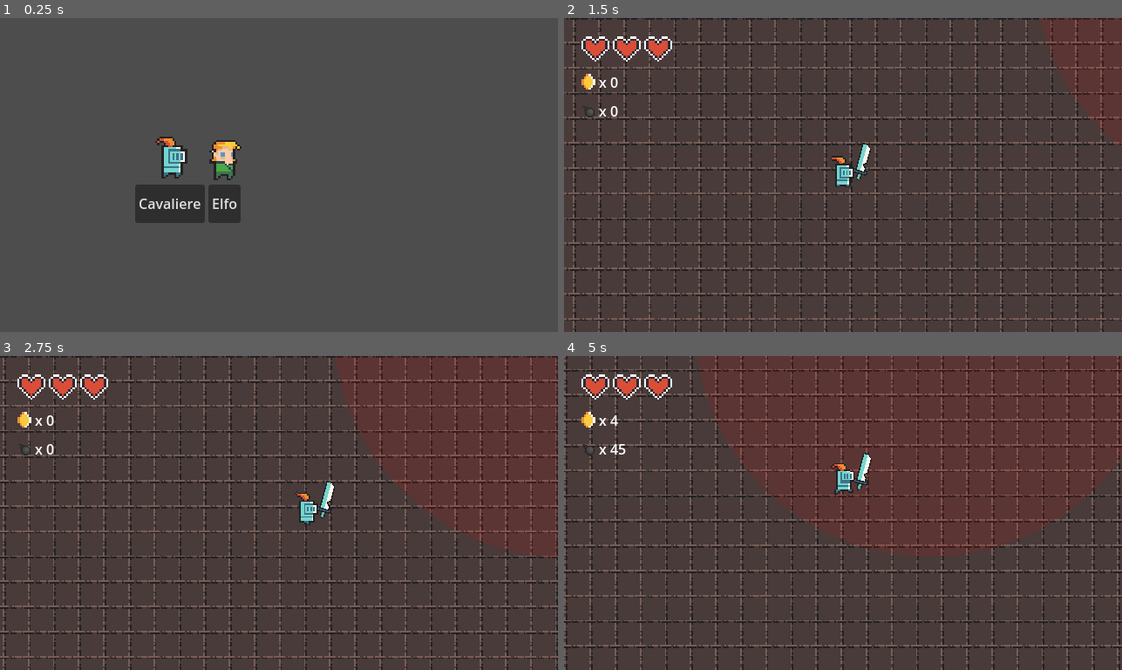
Above: before the commit, frames 1-4 (two rows, left to right).
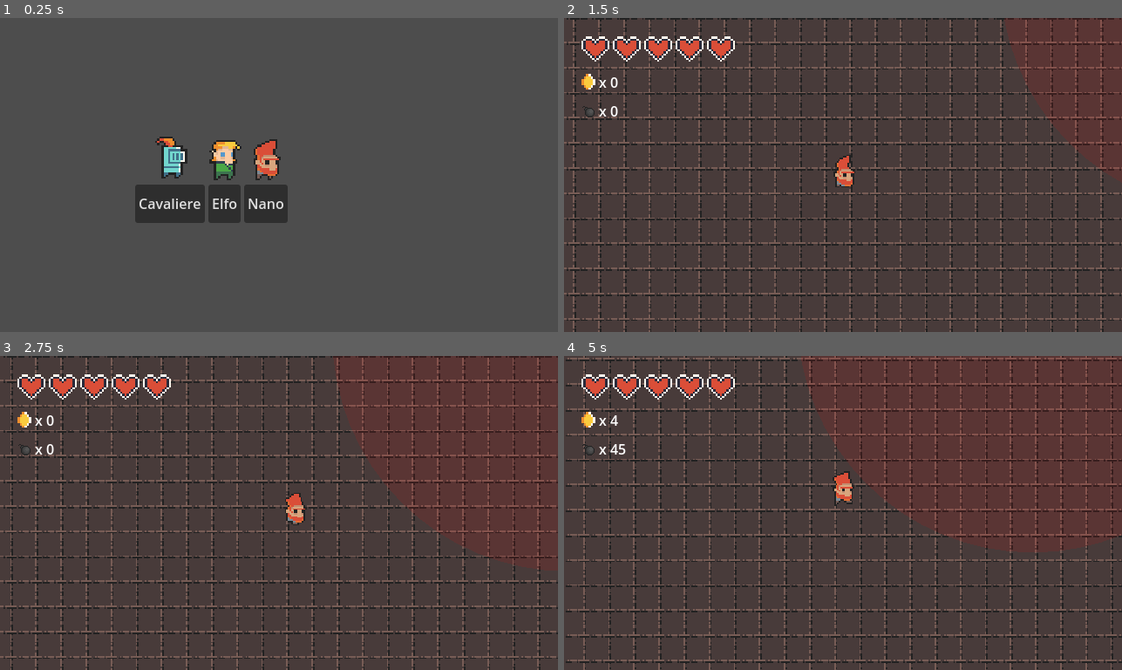
Above: after the commit, the same moments.

Repository: dadifr/Mobile_comp_Godot
Game: Godot game, scene res://scenes/character_selection.tscn
Two runs of this game, one before a commit and one after it. Both use one fixed random seed, a clock stepped at 60 frames per second and the inputs below. This scene is started directly instead of the project's main scene.
Inputs (mouse positions are in pixels of both pictures, inside the frame that each line leads up to):
- Up to frame 1 (0.25 s): no input
- Up to frame 2 (1.5 s): click (831, 203) at 0.5 s, where only the run after the commit has a clickable "Nano"; click (731, 203) at 1.25 s, where only the run before the commit has a clickable "Cavaliere"
- Up to frame 3 (2.75 s): hold Right (ui_right) from 2.03 s (still down); tap Space (attack) at 2.1 s
- Up to frame 4 (5 s): release Right (ui_right) at 2.78 s; hold Down (ui_down) 2.78-3.53 s; tap M at 2.85 s; hold Right (ui_right) 3.53-4.28 s; hold B 3.53-4.28 s; hold Up (ui_up) from 4.28 s (still down); tap Space (attack) at 4.35 s

The runs differ from the first frame. In frame 1, 1.4% of the frame differs, in the area x 43-52%, y 38-66%; in frame 2, 1.0%; in frame 3, 21%; in frame 4, 33%, in the area x 0-100%, y 0-100%.

Commit message:
nuovo pg creato
creato il nano

Diff:
--- a/scenes/HUD.tscn
+++ b/scenes/HUD.tscn
@@ -45,6 +45,18 @@
 texture = ExtResource("2_nysna")
 stretch_mode = 5
 
+[node name="Heart4" type="TextureRect" parent="MarginContainer/StatsContainer/HBoxContainer"]
+custom_minimum_size = Vector2(32, 32)
+layout_mode = 2
+texture = ExtResource("2_nysna")
+stretch_mode = 5
+
+[node name="Heart5" type="TextureRect" parent="MarginContainer/StatsContainer/HBoxContainer"]
+custom_minimum_size = Vector2(32, 32)
+layout_mode = 2
+texture = ExtResource("2_nysna")
+stretch_mode = 5
+
 [node name="CoinRow" type="HBoxContainer" parent="MarginContainer/StatsContainer"]
 layout_mode = 2
 
--- a/scenes/character_selection.tscn
+++ b/scenes/character_selection.tscn
@@ -1,10 +1,12 @@
-[gd_scene load_steps=6 format=3 uid="uid://b4p2ag0n4ui3x"]
+[gd_scene load_steps=8 format=3 uid="uid://b4p2ag0n4ui3x"]
 
 [ext_resource type="Script" uid="uid://m5ev2frp3o1n" path="res://scripts/character_selection.gd" id="1_7xed0"]
 [ext_resource type="PackedScene" uid="uid://cjkp6iup5bgc3" path="res://scenes/cavaliere.tscn" id="2_wh1ae"]
 [ext_resource type="PackedScene" uid="uid://cdh1w2mxhohds" path="res://scenes/elfo.tscn" id="3_cqj7k"]
+[ext_resource type="PackedScene" uid="uid://bmpeipw8r4nj7" path="res://scenes/nano.tscn" id="4_cqj7k"]
 [ext_resource type="Texture2D" uid="uid://flgyr6efghe2" path="res://assets/sprites/frames pg e utility/character/knight_m_idle_anim_f0.png" id="4_iixut"]
 [ext_resource type="Texture2D" uid="uid://ded544xo5cem3" path="res://assets/sprites/frames pg e utility/character/elf_m_idle_anim_f0.png" id="5_dv8bk"]
+[ext_resource type="Texture2D" uid="uid://l4mvjx0sr5t5" path="res://assets/sprites/frames pg e utility/character/dwarf_m_idle_anim_f0.png" id="7_iixut"]
 
 [node name="CharacterSelection" type="Control"]
 layout_mode = 3
@@ -14,6 +16,7 @@
 script = ExtResource("1_7xed0")
 knight_scene = ExtResource("2_wh1ae")
 elf_scene = ExtResource("3_cqj7k")
+dwarf_scene = ExtResource("4_cqj7k")
 
 [node name="ImCavaliere" type="TextureRect" parent="."]
 custom_minimum_size = Vector2(16, 16)
@@ -37,6 +40,17 @@
 expand_mode = 1
 stretch_mode = 5
 
+[node name="ImNano" type="TextureRect" parent="."]
+custom_minimum_size = Vector2(16, 16)
+layout_mode = 0
+offset_left = 280.0
+offset_top = 123.0
+offset_right = 329.0
+offset_bottom = 186.0
+texture = ExtResource("7_iixut")
+expand_mode = 1
+stretch_mode = 5
+
 [node name="HBoxContainer" type="HBoxContainer" parent="."]
 layout_mode = 0
 offset_left = 155.0
@@ -51,3 +65,7 @@
 [node name="BtnElfo" type="Button" parent="HBoxContainer"]
 layout_mode = 2
 text = "Elfo"
+
+[node name="BtnNano" type="Button" parent="HBoxContainer"]
+layout_mode = 2
+text = "Nano"
--- /dev/null
+++ b/scenes/nano.tscn
@@ -0,0 +1,145 @@
+[gd_scene load_steps=25 format=3 uid="uid://bmpeipw8r4nj7"]
+
+[ext_resource type="Script" uid="uid://duh7e6f4tpugl" path="res://scripts/cavaliere.gd" id="1_vsplu"]
+[ext_resource type="Texture2D" uid="uid://cla5kisxpp4ny" path="res://assets/sprites/frames pg e utility/character/dwarf_m_hit_anim_f0.png" id="2_tlf1f"]
+[ext_resource type="Texture2D" uid="uid://dq1fj6uo50j6a" path="res://assets/sprites/frames pg e utility/character/dwarf_m_idle_anim_f2.png" id="3_vsplu"]
+[ext_resource type="Texture2D" uid="uid://l4mvjx0sr5t5" path="res://assets/sprites/frames pg e utility/character/dwarf_m_idle_anim_f0.png" id="4_qoe5u"]
+[ext_resource type="Texture2D" uid="uid://dfnouxbof7lsw" path="res://assets/sprites/frames pg e utility/character/dwarf_m_idle_anim_f1.png" id="5_gxaqu"]
+[ext_resource type="Texture2D" uid="uid://ctoebdphpd7vm" path="res://assets/sprites/frames pg e utility/character/dwarf_m_idle_anim_f3.png" id="6_q3ilc"]
+[ext_resource type="Texture2D" uid="uid://c6m7lx5cuxorv" path="res://assets/sprites/frames pg e utility/character/dwarf_m_run_anim_f0.png" id="7_ur3hd"]
+[ext_resource type="Texture2D" uid="uid://dbdbpdr62vcwp" path="res://assets/sprites/frames pg e utility/character/dwarf_m_run_anim_f1.png" id="8_8v82s"]
+[ext_resource type="Texture2D" uid="uid://dncy2rp0hwn07" path="res://assets/sprites/frames pg e utility/character/dwarf_m_run_anim_f2.png" id="9_m8okl"]
+[ext_resource type="Texture2D" uid="uid://cb4w7gbcsfsg5" path="res://assets/sprites/frames pg e utility/character/dwarf_m_run_anim_f3.png" id="10_tc087"]
+
+[sub_resource type="AtlasTexture" id="AtlasTexture_drixs"]
+atlas = ExtResource("2_tlf1f")
+region = Rect2(0, 0, 16, 28)
+
+[sub_resource type="AtlasTexture" id="AtlasTexture_xbckb"]
+atlas = ExtResource("2_tlf1f")
+region = Rect2(0, 0, 16, 28)
+
+[sub_resource type="AtlasTexture" id="AtlasTexture_umsjo"]
+atlas = ExtResource("3_vsplu")
+region = Rect2(0, 0, 16, 28)
+
+[sub_resource type="AtlasTexture" id="AtlasTexture_wt8j1"]
+atlas = ExtResource("4_qoe5u")
+region = Rect2(0, 0, 16, 28)
+
+[sub_resource type="AtlasTexture" id="AtlasTexture_ll8qd"]
+atlas = ExtResource("4_qoe5u")
+region = Rect2(0, 0, 16, 28)
+
+[sub_resource type="AtlasTexture" id="AtlasTexture_c6f86"]
+atlas = ExtResource("5_gxaqu")
+region = Rect2(0, 0, 16, 28)
+
+[sub_resource type="AtlasTexture" id="AtlasTexture_w541b"]
+atlas = ExtResource("6_q3ilc")
+region = Rect2(0, 0, 16, 28)
+
+[sub_resource type="AtlasTexture" id="AtlasTexture_0fpx0"]
+atlas = ExtResource("6_q3ilc")
+region = Rect2(0, 0, 16, 28)
+
+[sub_resource type="AtlasTexture" id="AtlasTexture_sdtuy"]
+atlas = ExtResource("7_ur3hd")
+region = Rect2(0, 0, 16, 28)
+
+[sub_resource type="AtlasTexture" id="AtlasTexture_4tntt"]
+atlas = ExtResource("8_8v82s")
+region = Rect2(0, 0, 16, 28)
+
+[sub_resource type="AtlasTexture" id="AtlasTexture_rht72"]
+atlas = ExtResource("9_m8okl")
+region = Rect2(0, 0, 16, 28)
+
+[sub_resource type="AtlasTexture" id="AtlasTexture_utq2y"]
+atlas = ExtResource("10_tc087")
+region = Rect2(0, 0, 16, 28)
+
+[sub_resource type="SpriteFrames" id="SpriteFrames_o4126"]
+animations = [{
+"frames": [{
+"duration": 1.0,
+"texture": SubResource("AtlasTexture_drixs")
+}],
+"loop": false,
+"name": &"dead",
+"speed": 3.0
+}, {
+"frames": [{
+"duration": 1.0,
+"texture": SubResource("AtlasTexture_xbckb")
+}, {
+"duration": 1.0,
+"texture": SubResource("AtlasTexture_umsjo")
+}, {
+"duration": 1.0,
+"texture": SubResource("AtlasTexture_wt8j1")
+}],
+"loop": false,
+"name": &"hurt",
+"speed": 3.0
+}, {
+"frames": [{
+"duration": 1.0,
+"texture": SubResource("AtlasTexture_ll8qd")
+}, {
+"duration": 1.0,
+"texture": SubResource("AtlasTexture_c6f86")
+}, {
+"duration": 1.0,
+"texture": SubResource("AtlasTexture_w541b")
+}, {
+"duration": 1.0,
+"texture": SubResource("AtlasTexture_0fpx0")
+}],
+"loop": true,
+"name": &"idle",
+"speed": 10.0
+}, {
+"frames": [{
+"duration": 1.0,
+"texture": SubResource("AtlasTexture_sdtuy")
+}, {
+"duration": 1.0,
+"texture": SubResource("AtlasTexture_4tntt")
+}, {
+"duration": 1.0,
+"texture": SubResource("AtlasTexture_rht72")
+}, {
+"duration": 1.0,
+"texture": SubResource("AtlasTexture_utq2y")
+}],
+"loop": true,
+"name": &"run",
+"speed": 10.0
+}]
+
+[sub_resource type="CircleShape2D" id="CircleShape2D_mdl7e"]
+radius = 7.0
+
+[node name="nano" type="CharacterBody2D" groups=["player"]]
+script = ExtResource("1_vsplu")
+speed = 60.0
+max_health = 10
+metadata/_edit_group_ = true
+
+[node name="AnimatedSprite2D" type="AnimatedSprite2D" parent="."]
+sprite_frames = SubResource("SpriteFrames_o4126")
+animation = &"idle"
+
+[node name="Camera2D" type="Camera2D" parent="."]
+position = Vector2(0, 6)
+zoom = Vector2(1.8, 1.8)
+position_smoothing_enabled = true
+
+[node name="CollisionShape2D" type="CollisionShape2D" parent="."]
+position = Vector2(0, 6)
+shape = SubResource("CircleShape2D_mdl7e")
+
+[node name="Hand" type="Marker2D" parent="."]
+position = Vector2(10, 7)
+metadata/_edit_group_ = true
--- a/scripts/character_selection.gd
+++ b/scripts/character_selection.gd
@@ -3,15 +3,18 @@
 # Immagini selezione personaggio
 @export var knight_scene: PackedScene
 @export var elf_scene: PackedScene
+@export var dwarf_scene: PackedScene
 
 # Riferimenti ai bottoni (se li hai chiamati diversamente, cambia i nomi qui!)
 @onready var btn_knight = $HBoxContainer/BtnCavaliere
 @onready var btn_elf = $HBoxContainer/BtnElfo
+@onready var btn_dwarf = $HBoxContainer/BtnNano
 
 func _ready():
 	# Colleghiamo i click dei bottoni
 	btn_knight.pressed.connect(_on_knight_selected)
 	btn_elf.pressed.connect(_on_elf_selected)
+	btn_dwarf.pressed.connect(_on_dwarf_selected)
 
 func _on_knight_selected():
 	# 1. Diciamo al GameManager: "Ho scelto il Cavaliere!"
@@ -25,6 +28,12 @@
 	# 2. Carichiamo il livello di gioco
 	start_game()
 
+func _on_dwarf_selected():
+	# 1. Diciamo al GameManager: "Ho scelto il Cavaliere!"
+	GameManager.selected_character_scene = dwarf_scene
+	# 2. Carichiamo il livello di gioco
+	start_game()
+
 func start_game():
 	# Cambia scena verso il tuo mondo principale (assicurati del percorso!)
 	get_tree().change_scene_to_file("res://scenes/world.tscn")
